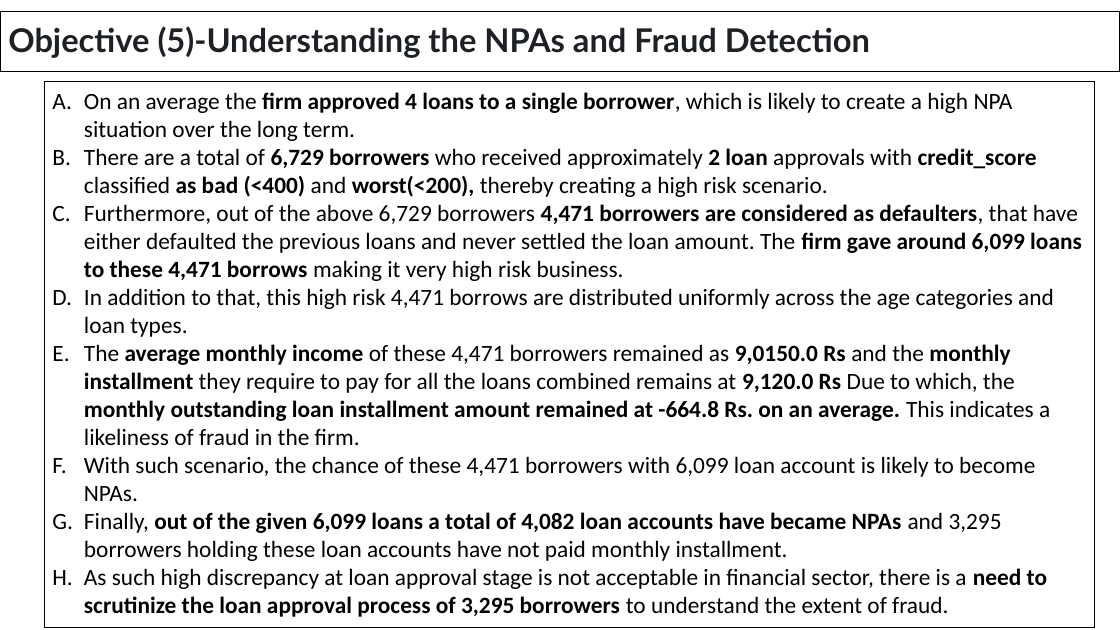
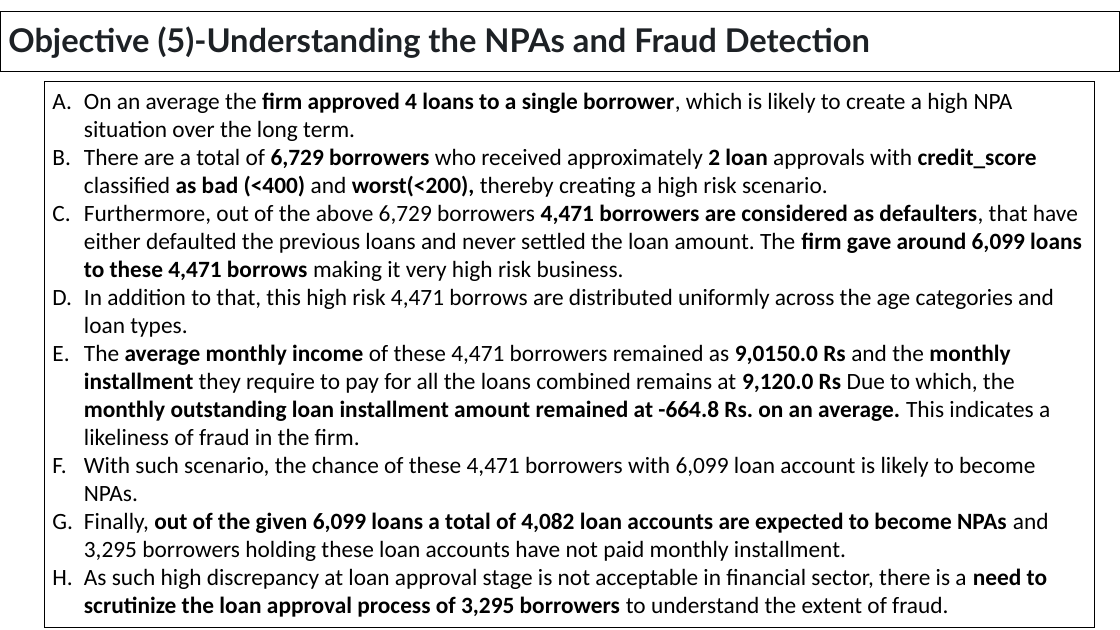
Before and after one commit to Aniruddhakhedkar/Analysis_of_Fincorp_Lending_Data_to_Evaluate_the_Lending_Process, a slide deck: slide 9 of Findings_of_the_Analysis.pptx. Drawn at 1120x630 pixels with LibreOffice and Linux fonts; fonts in the diff are those of the drawing. Boxes give left, top, right and bottom in pixels: in the first picture for what was removed or moved away, otherwise in the second. Text is boxed around its words. In the diff, an @@ line names an element or a change of style, - is before the commit and + after.

```diff
--- a/Findings_of_the_Analysis.pptx
+++ b/Findings_of_the_Analysis.pptx
@@ text in rectangle at box(84, 512, 1049, 561): text changed @@
-G. Finally, out of the given 6,099 loans a total of 4,082 loan accounts have became NPAs and 3,295 borrowers holding these loan accounts have not paid monthly installment.
+G. Finally, out of the given 6,099 loans a total of 4,082 loan accounts are expected to become NPAs and 3,295 borrowers holding these loan accounts have not paid monthly installment.
```
Also in this commit, not shown: 1 other slide changed, 1 slide added.
